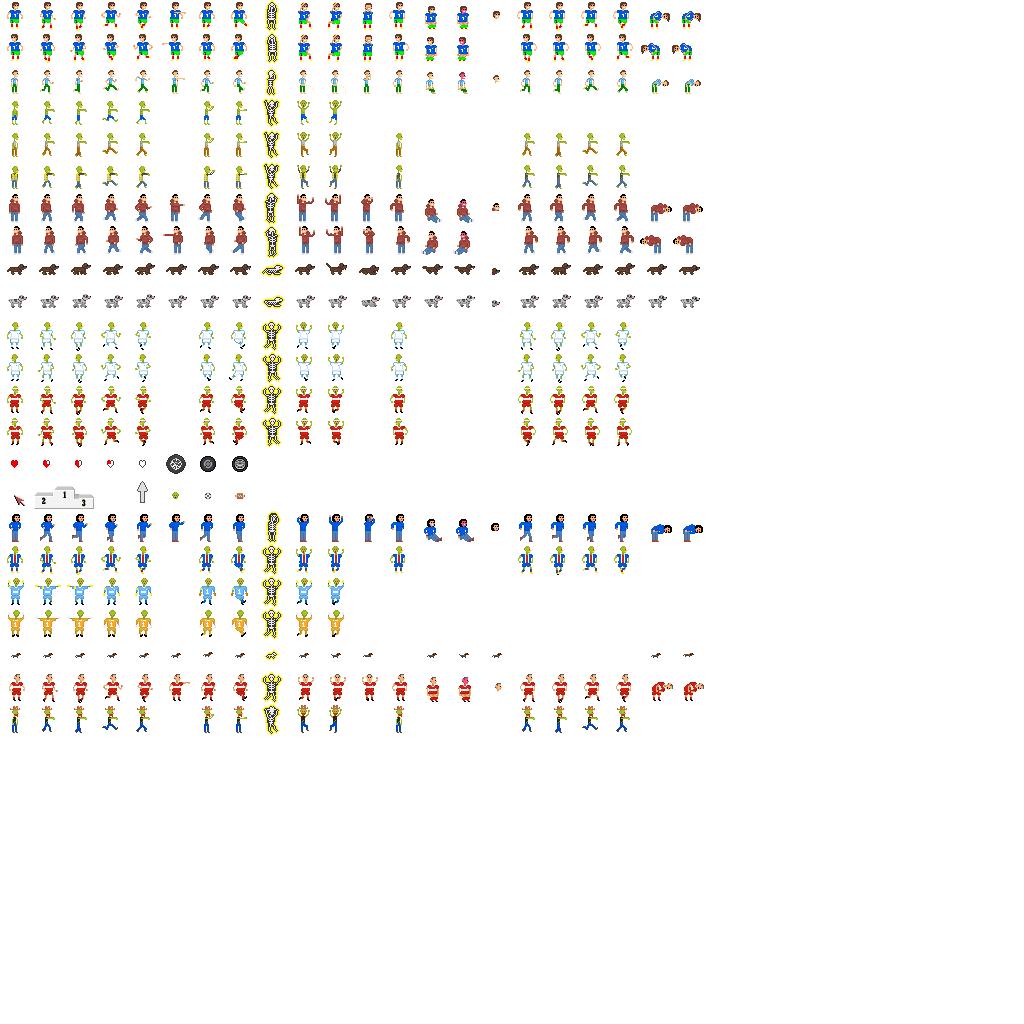
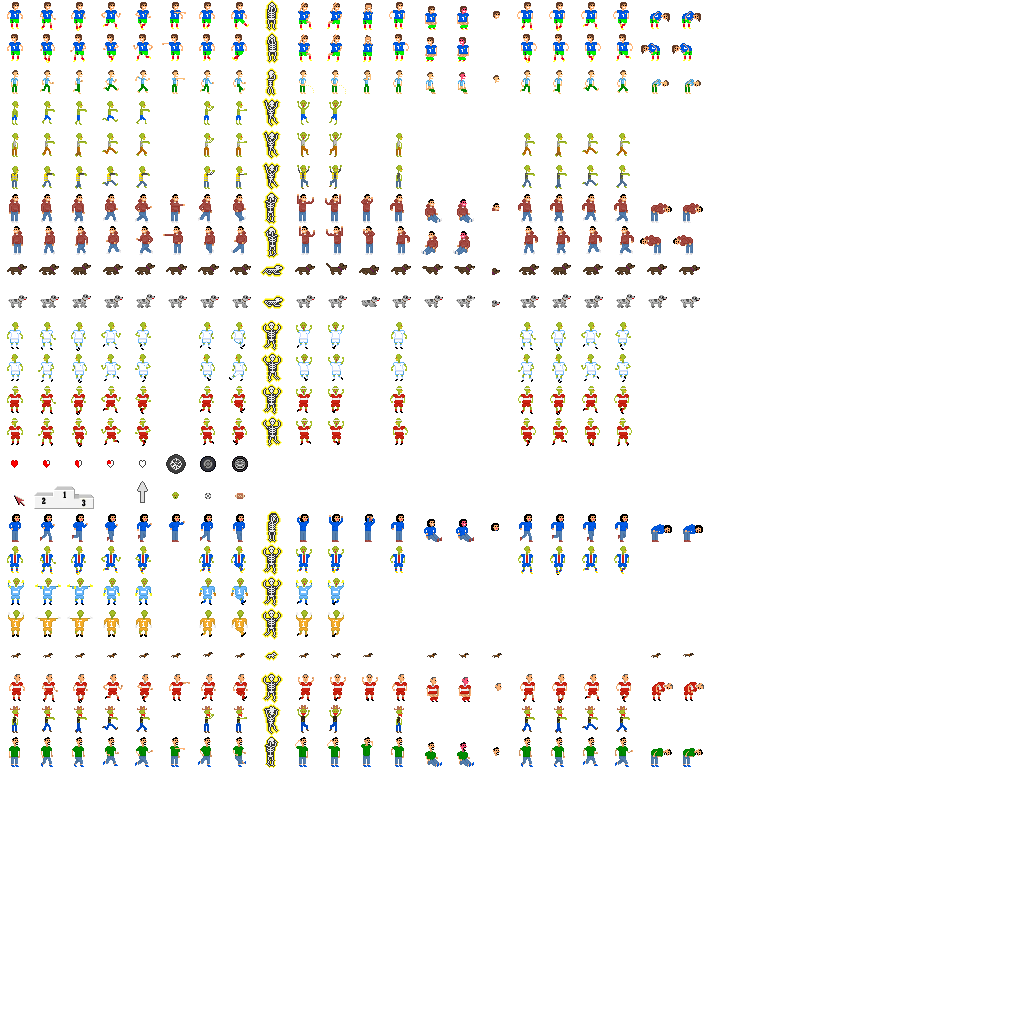
Revision of a layered 1024px x 1024px image; what changed, layer by layer:
removed layer "Calque 4" over (365, 35, 372, 43)
added layer "Benjamin" above "Sprites" over (9, 736, 703, 768)
